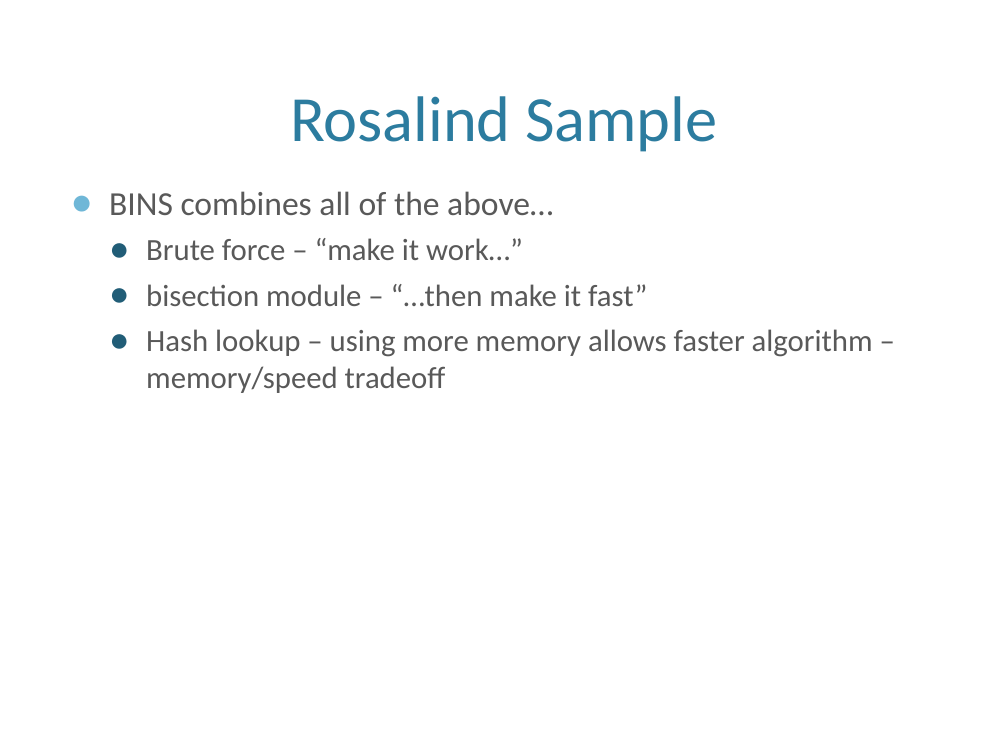
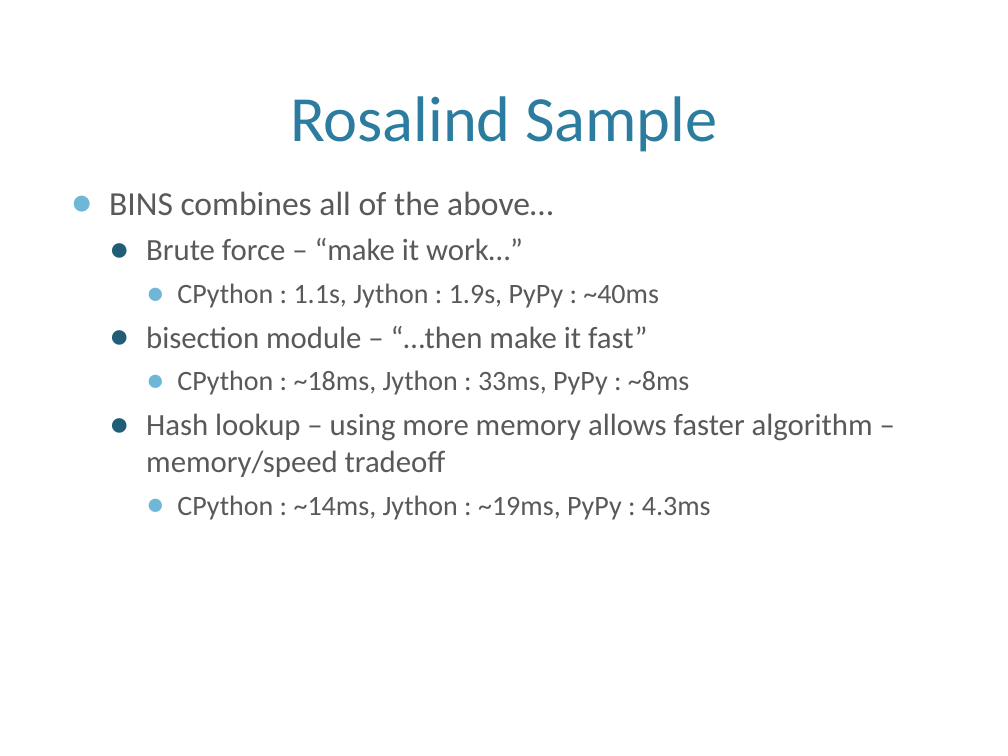
Before and after one commit to maccergit/python-talk, a slide deck: slide 11 of Python Performance Talk.pptx. Drawn at 1008x756 pixels with LibreOffice and Linux fonts; fonts in the diff are those of the drawing; background and template pictures are left out. Boxes give left, top, right and bottom in pixels: in the first picture for what was removed or moved away, otherwise in the second. Text is boxed around its words. In the diff, an @@ line names an element or a change of style, - is before the commit and + after.

```diff
--- a/Python Performance Talk.pptx
+++ b/Python Performance Talk.pptx
@@ text at <box>177,283,659,308</box>: paragraph added @@
+    ● CPython : 1.1s, Jython : 1.9s, PyPy : ~40ms
@@ text at <box>177,370,689,395</box>: paragraph added @@
+    ● CPython : ~18ms, Jython : 33ms, PyPy : ~8ms
@@ text at <box>177,495,711,520</box>: paragraph added @@
+    ● CPython : ~14ms, Jython : ~19ms, PyPy : 4.3ms
```
Also in this commit, not shown: 4 other slides changed, 1 slide added.
